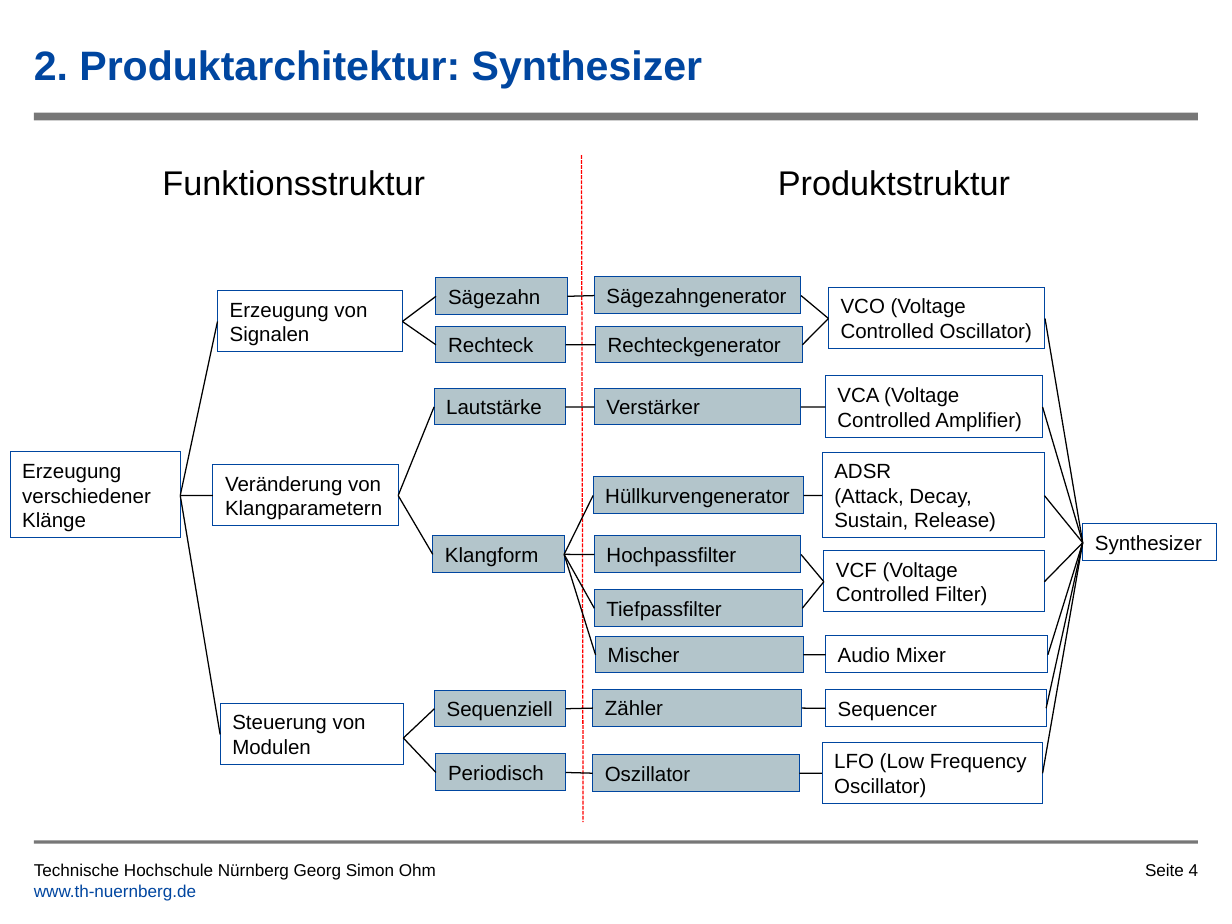
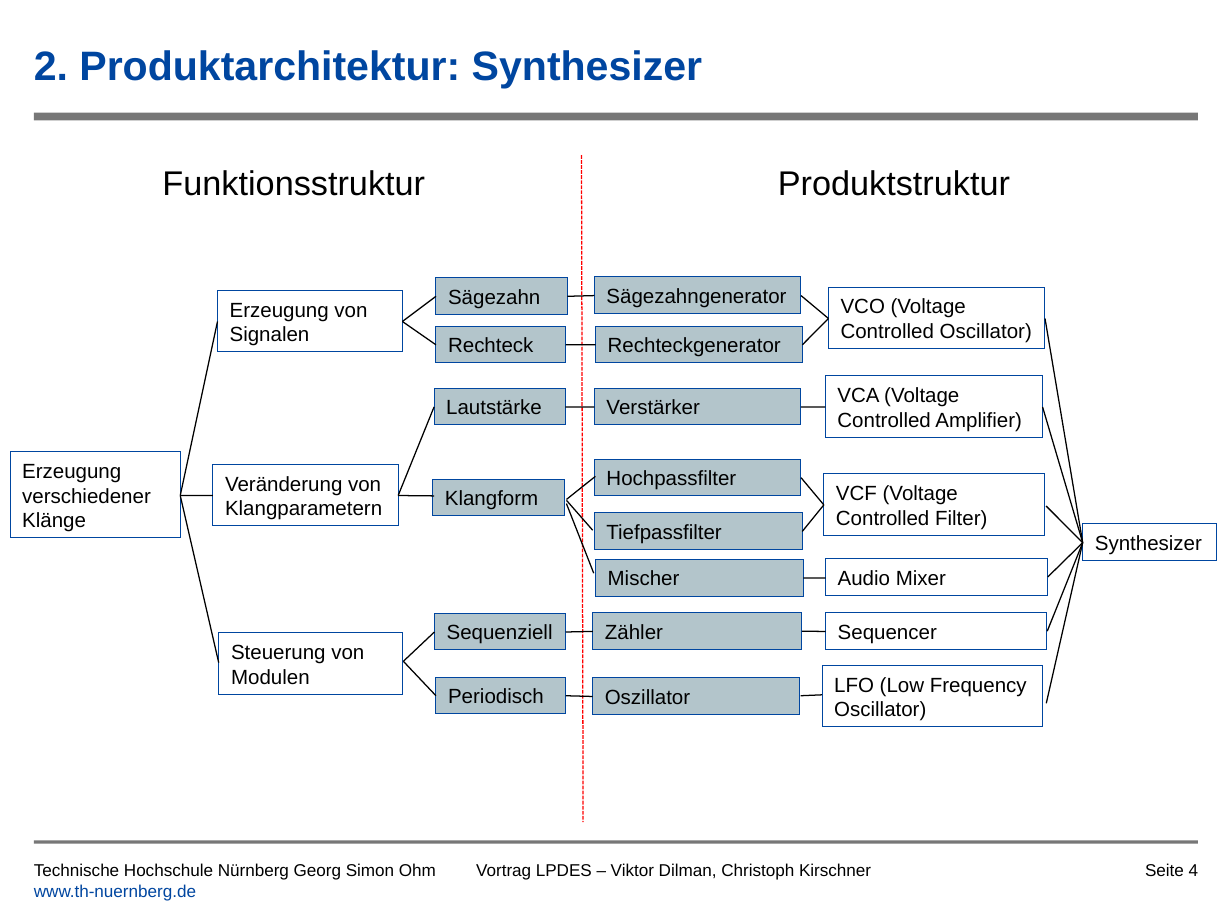
Before and after one commit to tsedlmeier/Synthesizer, a slide deck: slide 4 of Vortrag/Leiterplatte_als_Musikinstrument_Kirschner_Dilman.pptx. Drawn at 1232x924 pixels with LibreOffice and Linux fonts; fonts in the diff are those of the drawing; background and template pictures are left out. Boxes give left, top, right and bottom in pixels: in the first picture for what was removed or moved away, otherwise in the second. Text is boxed around its words. In the diff, an @@ line names an element or a change of style, - is before the commit and + after.

Commit message:
Vortrag überarbeitet

```diff
--- a/Vortrag/Leiterplatte_als_Musikinstrument_Kirschner_Dilman.pptx
+++ b/Vortrag/Leiterplatte_als_Musikinstrument_Kirschner_Dilman.pptx
@@ rectangle "Klangform": place and size @@
-rectangle "Klangform" at [432, 536, 564, 573]
+rectangle "Klangform" at [432, 479, 564, 516]
@@ line moved from (564, 554) - (593, 495) to (567, 499) - (595, 477) @@
@@ rectangle removed at [593, 477, 803, 514] @@
-Hüllkurvengenerator
@@ rectangle removed at [822, 452, 1044, 538] @@
-ADSR
-(Attack, Decay, Sustain, Release)
@@ line moved from (180, 495) - (221, 734) to (180, 495) - (219, 663) @@
@@ line moved from (398, 495) - (432, 554) to (398, 495) - (434, 496) @@
@@ line moved from (564, 554) - (595, 655) to (567, 504) - (594, 573) @@
@@ line moved from (564, 554) - (594, 554) to (567, 500) - (593, 530) @@
@@ line removed from (803, 495) to (822, 495) @@
@@ line removed from (1083, 542) to (1045, 495) @@
@@ line moved from (1083, 542) - (1045, 582) to (1083, 542) - (1046, 506) @@
@@ line removed from (564, 554) to (594, 609) @@
@@ line moved from (1083, 542) - (1042, 774) to (1083, 542) - (1046, 703) @@
@@ line moved from (1083, 542) - (1046, 708) to (1083, 542) - (1047, 631) @@
@@ line moved from (1083, 542) - (1048, 654) to (1083, 542) - (1048, 577) @@
@@ 9 rectangles, 8 lines: place and size @@
-9 rectangles, 8 lines at [403, 536, 1047, 803]
+9 rectangles, 8 lines at [403, 460, 1047, 727]
@@ rectangle "Steuerung von Modulen": place and size @@
-rectangle "Steuerung von Modulen" at [221, 703, 404, 765]
+rectangle "Steuerung von Modulen" at [219, 633, 403, 695]
@@ 2 rectangles, 1 line: place and size @@
-2 rectangles, 1 line at [593, 690, 1046, 774]
+2 rectangles, 1 line at [593, 612, 1046, 696]
@@ text added at [476, 863, 871, 880], 10 pt, text #000000 @@
+Vortrag LPDES – Viktor Dilman, Christoph Kirschner
```
Also in this commit, not shown: 13 other slides changed, 1 other file.
